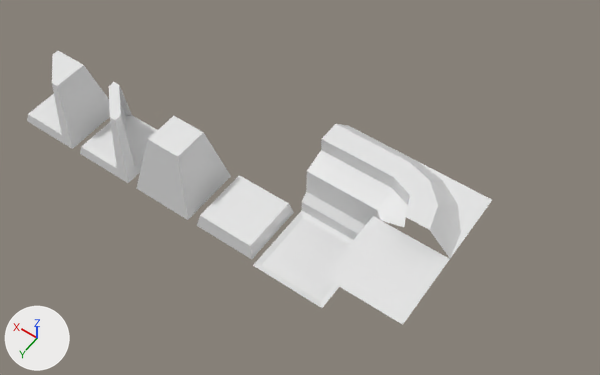
The Blender file Assets/~Sources~/Blender/Tiles.blend: old version first, new version second.
Camera for both pictures: a 50 mm lens placed at (-3.08, 4.54, 8.39), pointed at (0.57, -0.57, 0.36). Arrows for +X, +Y and +Z are at lower left; the lights stay in place.

Script lines for the objects in view, before the commit:
```python
me_ceiling = bpy.data.meshes.new('Ceiling')
me_ceiling.from_pydata([(0.5, 0.5, 0.7), (-0.5, 0.5, 0.7), (0.5, -0.5, 0.7), (-0.5, -0.5, 0.7)], [], [(2, 0, 1, 3)])
me_one_side_mirror = bpy.data.meshes.new('One Side Mirror')
me_one_side_mirror.from_pydata(...)  # 16 vertices, 13 faces; spans x -0.43..0.43, y -0.43..0.43, z 0.0..0.9
me_wall = bpy.data.meshes.new('Wall')
me_wall.from_pydata(...)  # 16 vertices, 7 faces; spans x -0.5..0.5, y -0.5..0.5, z 0.025..1.0
ob_ceiling = bpy.data.objects.new('Ceiling', me_ceiling)
ob_ceiling.location = (-1.0, 0.0, 0.0)
ob_one_side_mirror = bpy.data.objects.new('One Side Mirror', me_one_side_mirror)
ob_one_side_mirror.location = (4.0, 0.0, 0.0)
ob_wall = bpy.data.objects.new('Wall', me_wall)
ob_wall.location = (0.0, -1.0, 0.0)
# also in view: 'Floor' at (0.0, 0.0, 0.01); 'Tile' at (1.0, 0.0, 0.1); 'Corner' at (-1.0, -1.0, 0.51); 'Block' at (2.0, 0.0, 0.45); 'Two Side Mirror' at (3.0, 0.0, 0.45)
```
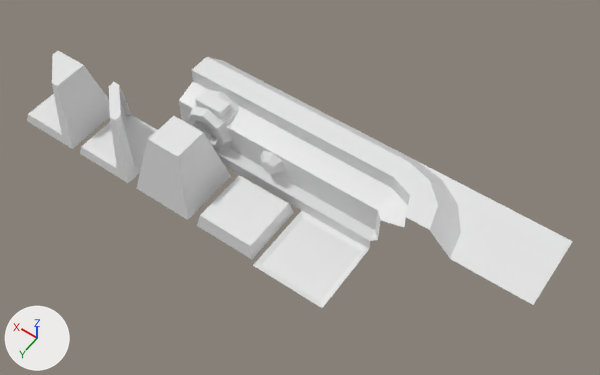
Changed parts and their boxes (x1, y1, x2, y2) in the pictures (600 x 375 px):
'Ceiling', moved: before (324, 216, 450, 325); after (450, 200, 573, 305)
'Laser', added: after (238, 89, 347, 210)
'Receiver', added: after (179, 57, 283, 174)
    faces in mat_material_001 (white #e7e7e7): (179, 57, 283, 174)
    faces in mat_material_002 (white #e7e7e7): (195, 90, 231, 120)

What the commit changed:
Material 'Material.001' (mat_material_001) is new.
Its base color is (0.8, 0.8, 0.8) (white #e7e7e7).
Material 'Material.002' (mat_material_002) is new.
Its base color is (0.8, 0.8, 0.8) (white #e7e7e7).
Mesh me_receiver is new.
It has 61 vertices, 40 faces and spans x -0.5..0.5, y -0.5..0.5, z 0.025..1.0.
Faces by material slot: [35, 5].
It uses material mat_material_001 (white #e7e7e7).
It uses material mat_material_002 (white #e7e7e7).
Mesh me_laser is new.
It has 32 vertices, 16 faces and spans x -0.5..0.5, y -0.5..0.5, z 0.025..1.0.
Object 'Ceiling' (ob_ceiling) moves from (-1.0, 0.0, 0.0) to (-2.0, -1.0, 0.0).
Object 'Receiver' (ob_receiver) is new; it shows me_receiver.
Its location is (2.0, -1.0, 0.0).
Object 'Laser' (ob_laser) is new; it shows me_laser.
Its location is (1.0, -1.0, 0.0).
